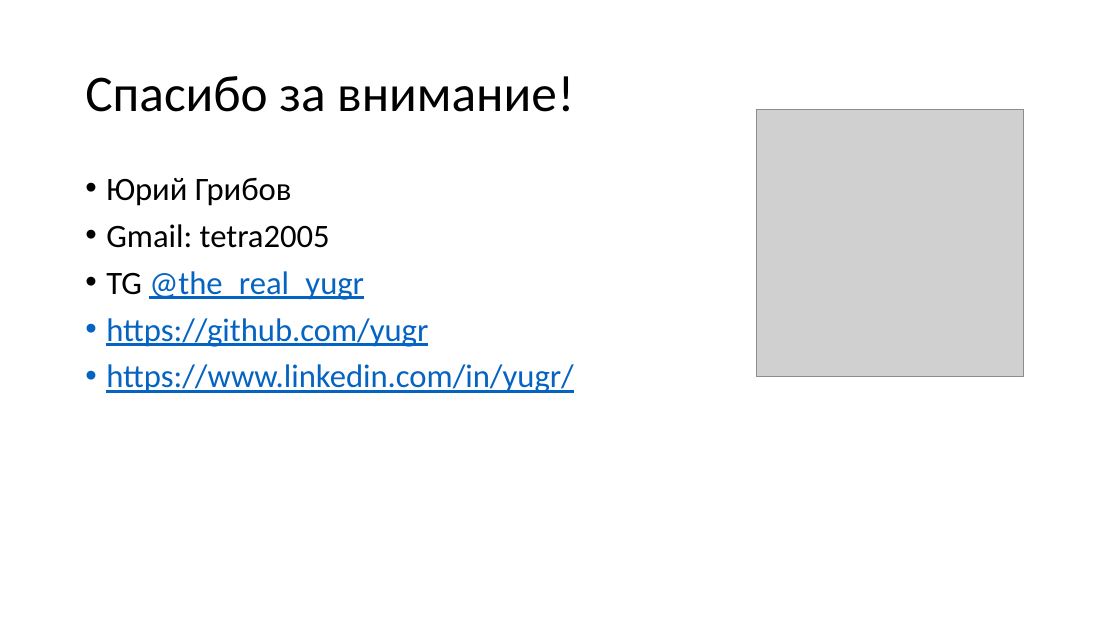
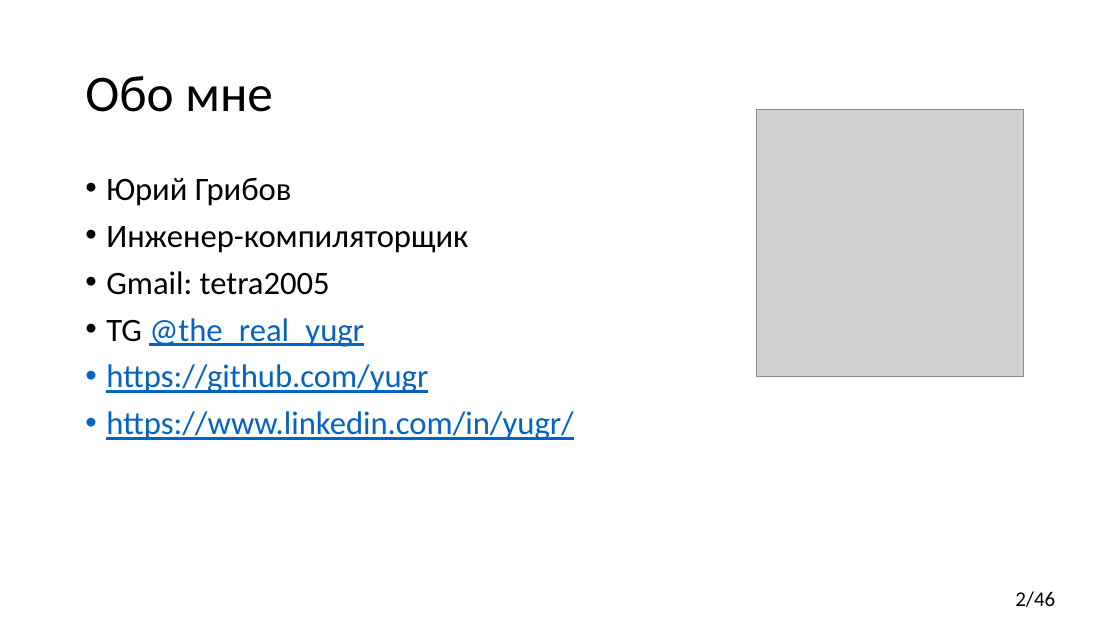
Before and after one commit to yugr/CppRussia, a slide deck: slide 2 of 2023/RU.pptx (slide 44 before the commit). Drawn at 1120x630 pixels with LibreOffice and Linux fonts; fonts in the diff are those of the drawing; grey boxes stand for pictures. Boxes give left, top, right and bottom in pixels: in the first picture for what was removed or moved away, otherwise in the second. Text is boxed around its words. In the diff, an @@ line names an element or a change of style, - is before the commit and + after.

```diff
--- a/2023/RU.pptx
+++ b/2023/RU.pptx
@@ title at (85,76,273,112): text changed @@
-Спасибо за внимание!
+Обо мне
@@ text at (106,226,468,253): paragraph added @@
+• Инженер-компиляторщик
@@ page number added at (1015,591,1055,607), 18 pt, text #000000 @@
+2/46
```
Also in this commit, not shown: 43 other slides changed, 2 slides added.
